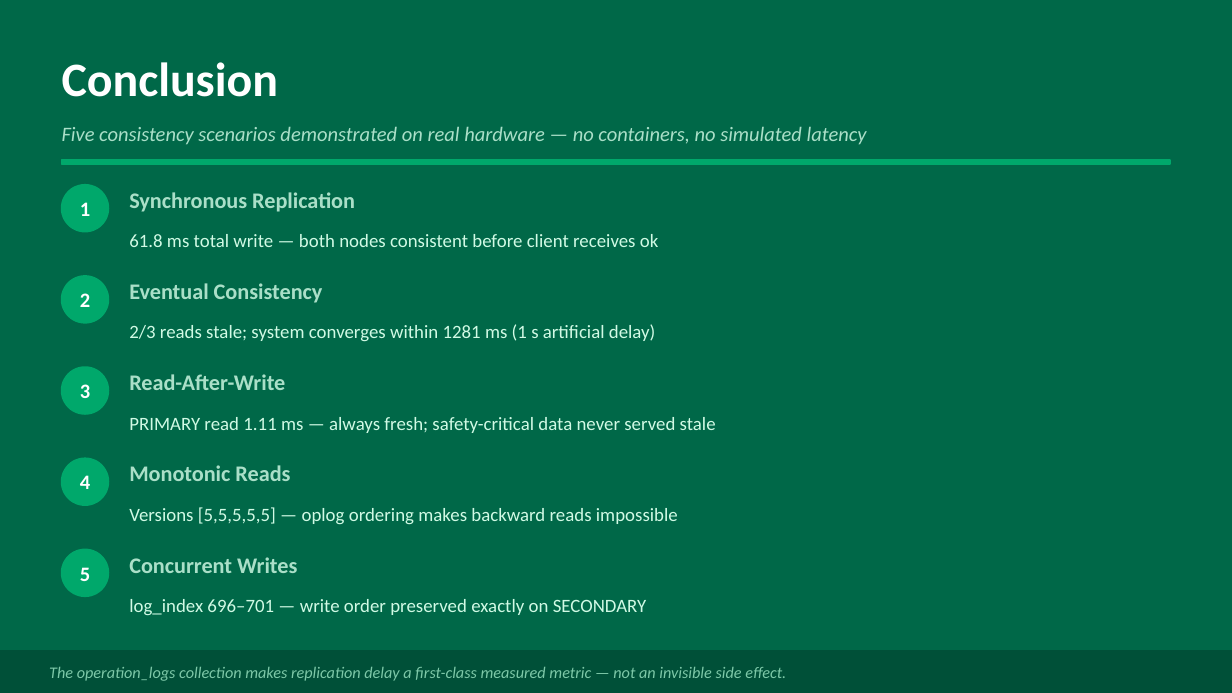
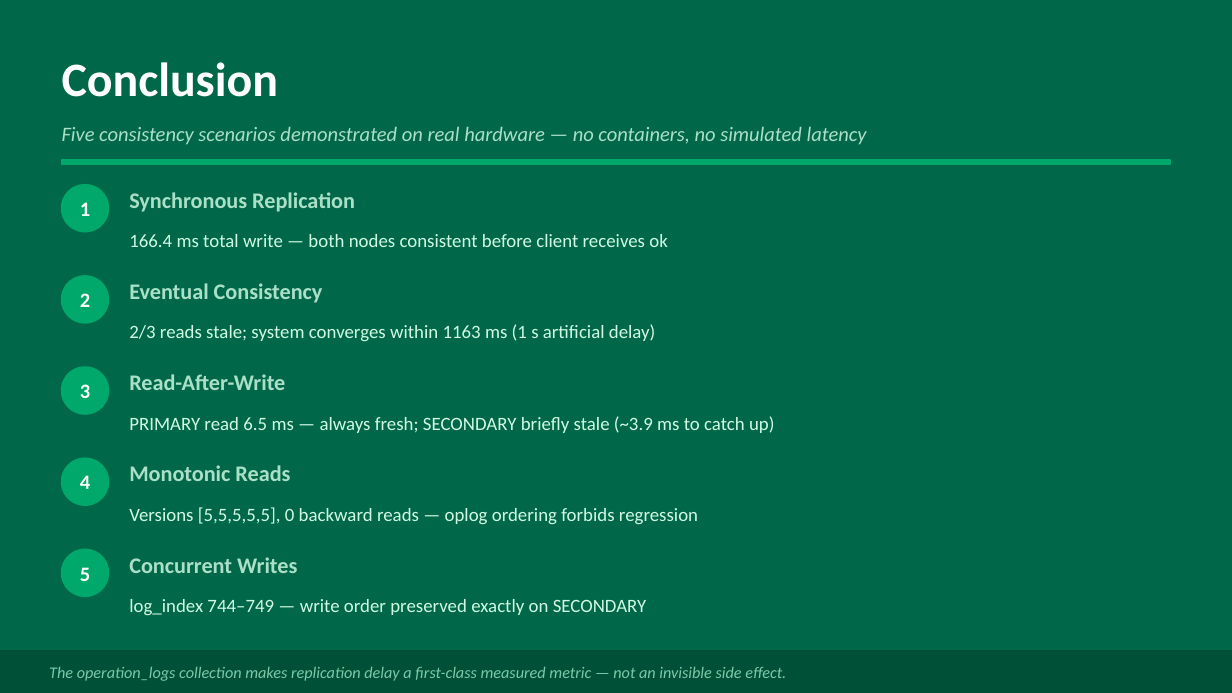
Before and after one commit to mertkarahan955/ceng465_project, a slide deck: slide 11 of presentation/report_presentation.pptx (slide 10 before the commit). Drawn at 1232x693 pixels with LibreOffice and Linux fonts; fonts in the diff are those of the drawing. Boxes give left, top, right and bottom in pixels: in the first picture for what was removed or moved away, otherwise in the second. Text is boxed around its words. In the diff, an @@ line names an element or a change of style, - is before the commit and + after.

Commit message:
Add experiment results and update presentation for Read-After-Write consistency
- Added JSON files for two experiments (20260608_223902_8244.json and 20260608_223905_6750.json) detailing Read-After-Write consistency tests.
- Updated `build_pptx.js` to reflect changes in experiment titles, descriptions, and statistics for Read-After-Write and Monotonic Reads.
- Included new images (exp3.png, exp4.png, exp5.png) for visual representation of experiments in the presentation.
- Updated the overall presentation file (report_presentation.pptx) to incorporate the latest changes and findings.

```diff
--- a/presentation/report_presentation.pptx
+++ b/presentation/report_presentation.pptx
@@ text at (129, 234, 668, 247): text changed @@
-61.8 ms total write — both nodes consistent before client receives ok
+166.4 ms total write — both nodes consistent before client receives ok
@@ text at (129, 324, 656, 342): text changed @@
-2/3 reads stale; system converges within 1281 ms (1 s artificial delay)
+2/3 reads stale; system converges within 1163 ms (1 s artificial delay)
@@ text at (129, 416, 774, 433): text changed @@
-PRIMARY read 1.11 ms — always fresh; safety-critical data never served stale
+PRIMARY read 6.5 ms — always fresh; SECONDARY briefly stale (~3.9 ms to catch up)
@@ text at (129, 507, 698, 524): text changed @@
-Versions [5,5,5,5,5] — oplog ordering makes backward reads impossible
+Versions [5,5,5,5,5], 0 backward reads — oplog ordering forbids regression
@@ text at (129, 599, 647, 615): text changed @@
-log_index 696–701 — write order preserved exactly on SECONDARY
+log_index 744–749 — write order preserved exactly on SECONDARY
```
Also in this commit, not shown: 5 other slides changed, 2 slides added, 1 slide removed, 8 other files.
